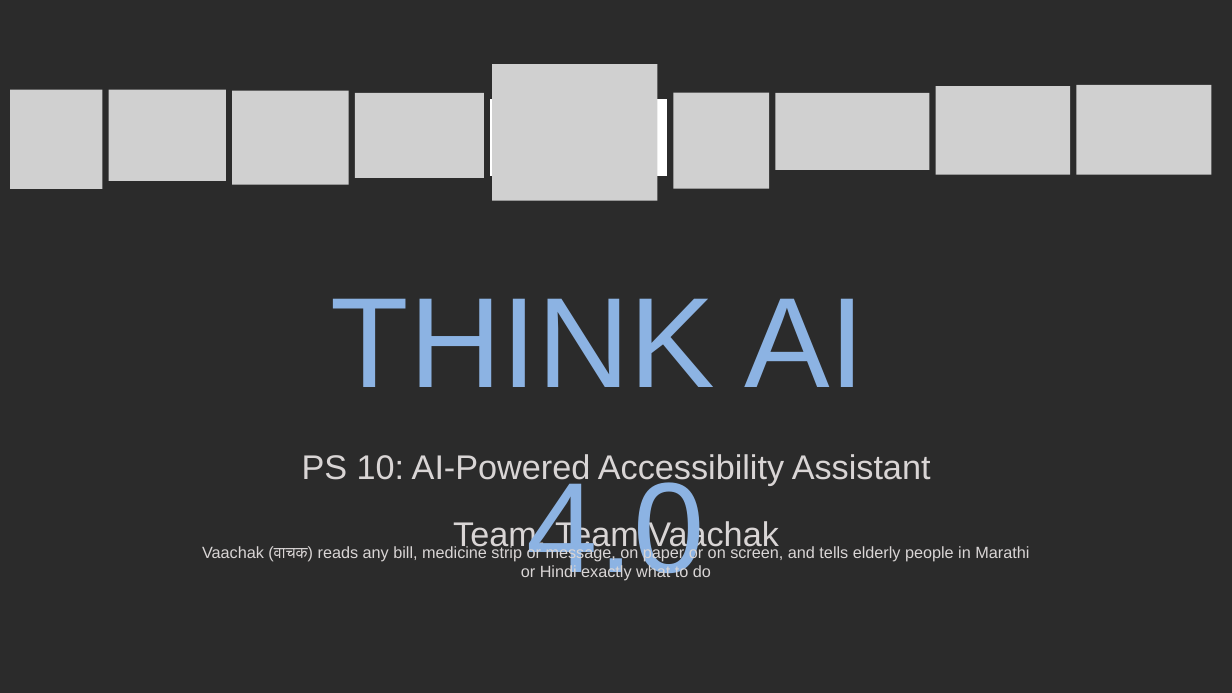
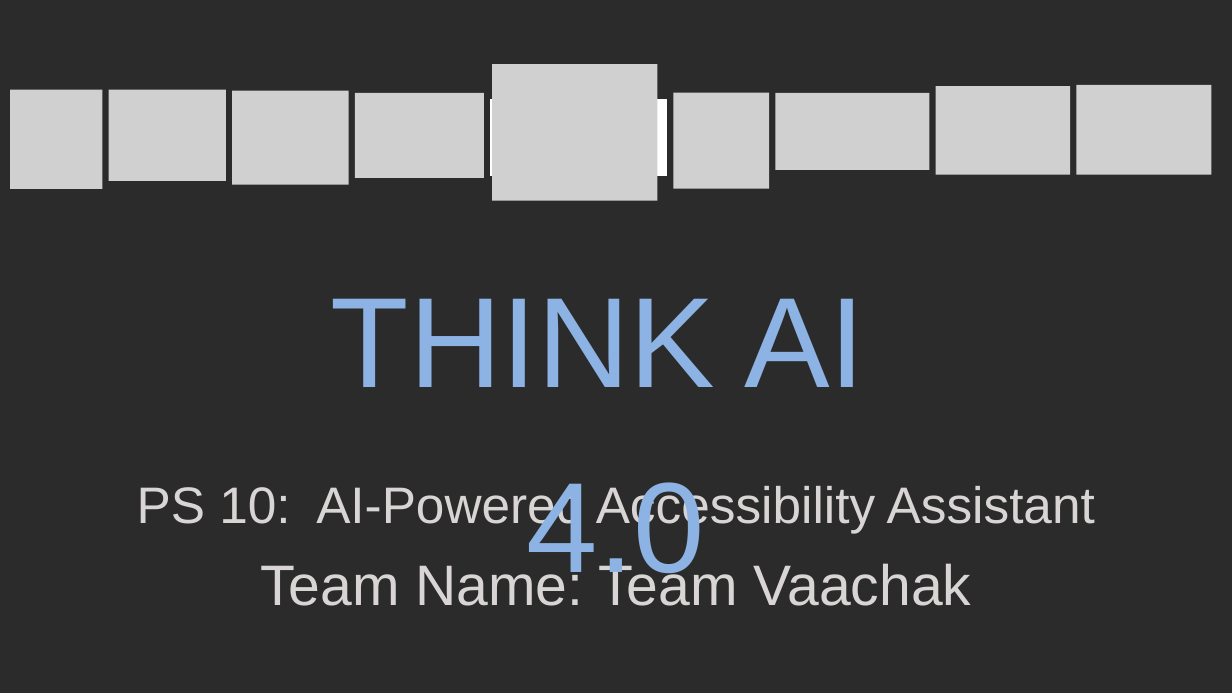
Before and after one commit to anveshchafle-cmd/vaachak, a slide deck: slide 1 of frontend/public/Vaachak-THINK-AI-4.0.pptx. Drawn at 1232x693 pixels with LibreOffice and Linux fonts; fonts in the diff are those of the drawing; grey boxes stand for pictures; background and template pictures are left out; a plain dark background stands for a picture behind light text. Boxes give left, top, right and bottom in pixels: in the first picture for what was removed or moved away, otherwise in the second. Text is boxed around its words. In the diff, an @@ line names an element or a change of style, - is before the commit and + after.

```diff
--- a/frontend/public/Vaachak-THINK-AI-4.0.pptx
+++ b/frontend/public/Vaachak-THINK-AI-4.0.pptx
@@ text "PS 10: AI-Powered Accessibility Assistant" moved from (x1=302, y1=454, x2=931, y2=486) to (x1=137, y1=482, x2=1095, y2=533) @@
@@ text "PS 10: AI-Powered Accessibility Assistant" at (x1=137, y1=482, x2=1095, y2=533): size 40 to 60 pt @@
@@ text removed at (x1=202, y1=545, x2=1029, y2=581) @@
-Vaachak (वाचक) reads any bill, medicine strip or message, on paper or on screen, and tells elderly people in Marathi or Hindi exactly what to do
@@ text at (x1=260, y1=560, x2=972, y2=606): text changed; size 40 to 66.7 pt @@
-Team: Team Vaachak
+Team Name: Team Vaachak
```
Also in this commit, not shown: 7 other slides changed, 2 slides removed, 1 other file.
